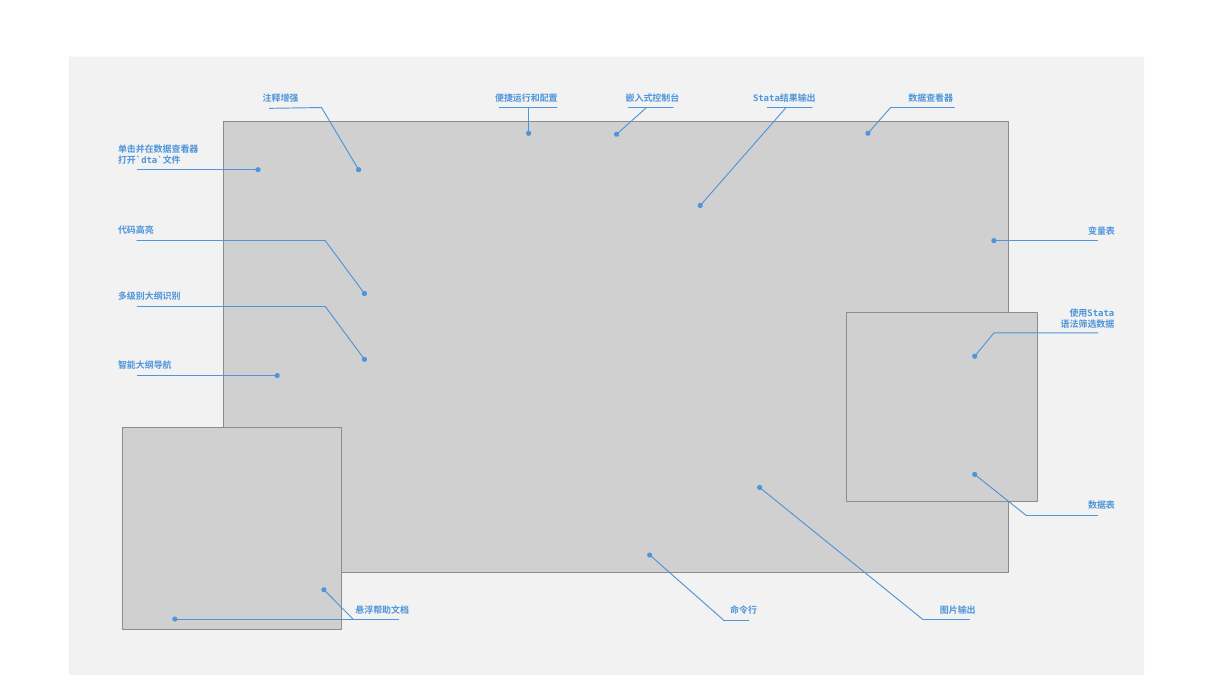
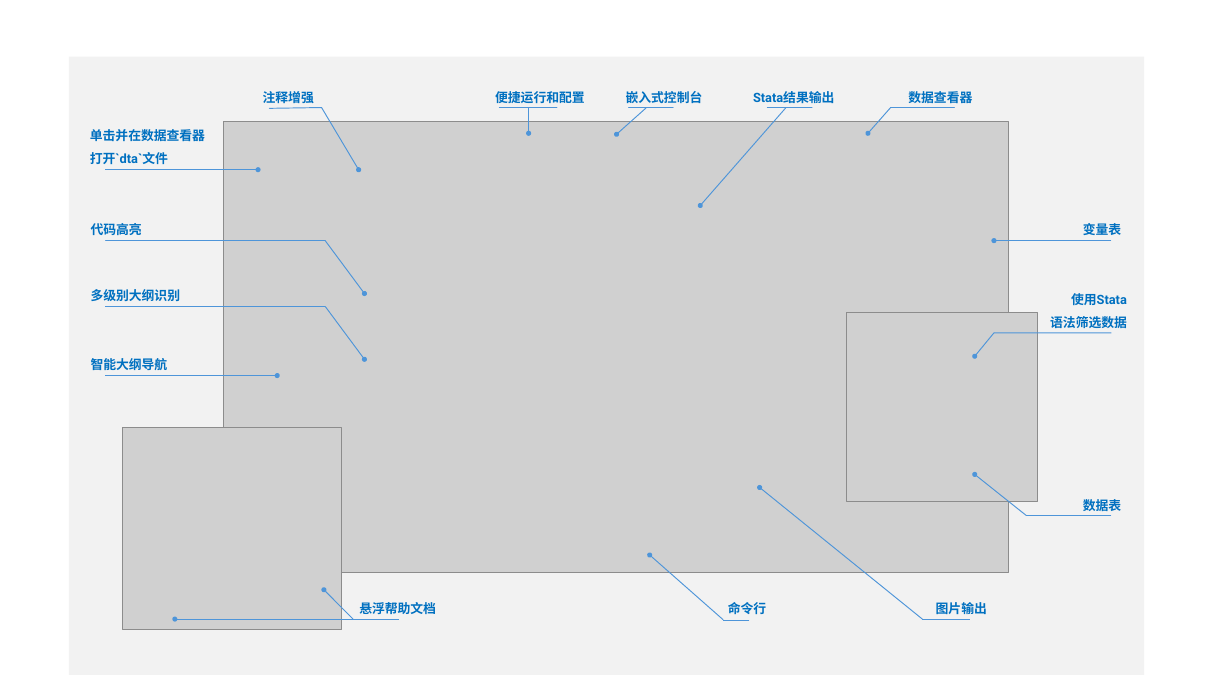
Before and after one commit to ZihaoVistonWang/stata-all-in-one, a slide deck: slide 2 of img/example-marked.pptx. Drawn at 1232x693 pixels with LibreOffice and Linux fonts; fonts in the diff are those of the drawing; grey boxes stand for pictures. Boxes give left, top, right and bottom in pixels: in the first picture for what was removed or moved away, otherwise in the second. Text is boxed around its words. In the diff, an @@ line names an element or a change of style, - is before the commit and + after.

```diff
--- a/img/example-marked.pptx
+++ b/img/example-marked.pptx
@@ size 7 to 10 pt, font DejaVu Sans Mono to Roboto, text colour #4E95D9 to #0070C0; line spacing 1 to 1.5 in 13 elements at box(753, 91, 834, 103), box(908, 88, 972, 106), box(1083, 497, 1121, 515), box(263, 91, 314, 103), box(626, 91, 703, 103), box(495, 91, 585, 103), box(359, 602, 436, 614), box(1083, 223, 1121, 235), box(91, 289, 181, 301), box(91, 358, 168, 370), box(91, 223, 142, 235), box(1050, 293, 1127, 328), box(90, 129, 205, 164) @@
@@ text "单击并在数据查看器": place and size @@
-text "单击并在数据查看器" at box(118, 143, 198, 164)
+text "单击并在数据查看器" at box(90, 129, 205, 164)
@@ arrow moved from (137, 170) - (258, 170) to (105, 170) - (258, 170) @@
@@ text "代码高亮": place and size @@
-text "代码高亮" at box(118, 225, 154, 234)
+text "代码高亮" at box(91, 223, 142, 235)
@@ line moved from (137, 241) - (325, 241) to (105, 241) - (325, 241) @@
@@ arrow moved from (1099, 240) - (994, 240) to (1112, 240) - (994, 240) @@
@@ text "多级别大纲识别": place and size @@
-text "多级别大纲识别" at box(118, 291, 181, 300)
+text "多级别大纲识别" at box(91, 289, 181, 301)
@@ text "使用Stata": place and size @@
-text "使用Stata" at box(1061, 308, 1115, 330)
+text "使用Stata" at box(1050, 293, 1127, 328)
@@ line moved from (137, 307) - (325, 307) to (105, 307) - (325, 307) @@
@@ text "智能大纲导航": place and size @@
-text "智能大纲导航" at box(118, 360, 172, 369)
+text "智能大纲导航" at box(91, 358, 168, 370)
@@ line moved from (1099, 333) - (994, 333) to (1112, 333) - (994, 333) @@
@@ arrow moved from (137, 375) - (277, 375) to (105, 375) - (277, 375) @@
@@ line moved from (1099, 516) - (1027, 516) to (1112, 516) - (1027, 516) @@
@@ text "命令行" at box(728, 602, 766, 615): size 7 to 10 pt, font DejaVu Sans Mono to Roboto, text colour #4E95D9 to #0070C0; alignment right to left; line spacing 1 to 1.5 @@
@@ text "图片输出" at box(936, 602, 987, 614): size 7 to 10 pt, font DejaVu Sans Mono to Roboto, text colour #4E95D9 to #0070C0; alignment right to left; line spacing 1 to 1.5 @@
```
Also in this commit, not shown: 1 other slide changed, 2 other files.
